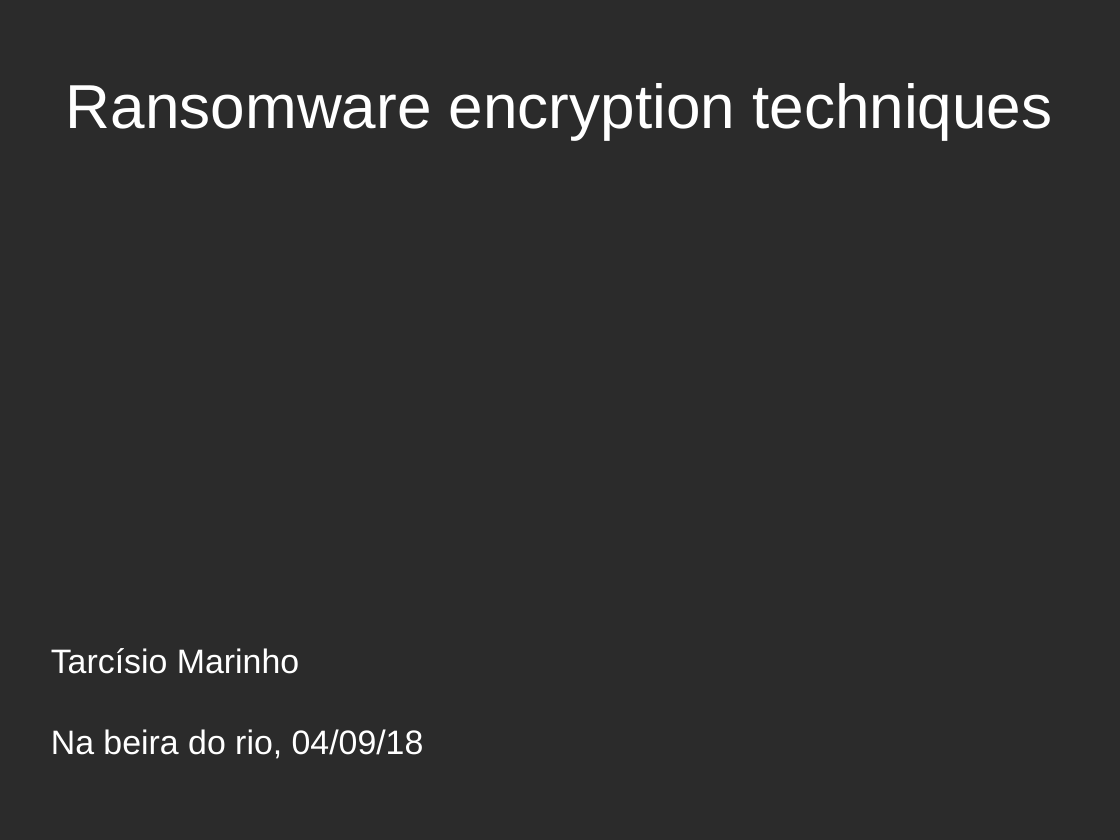
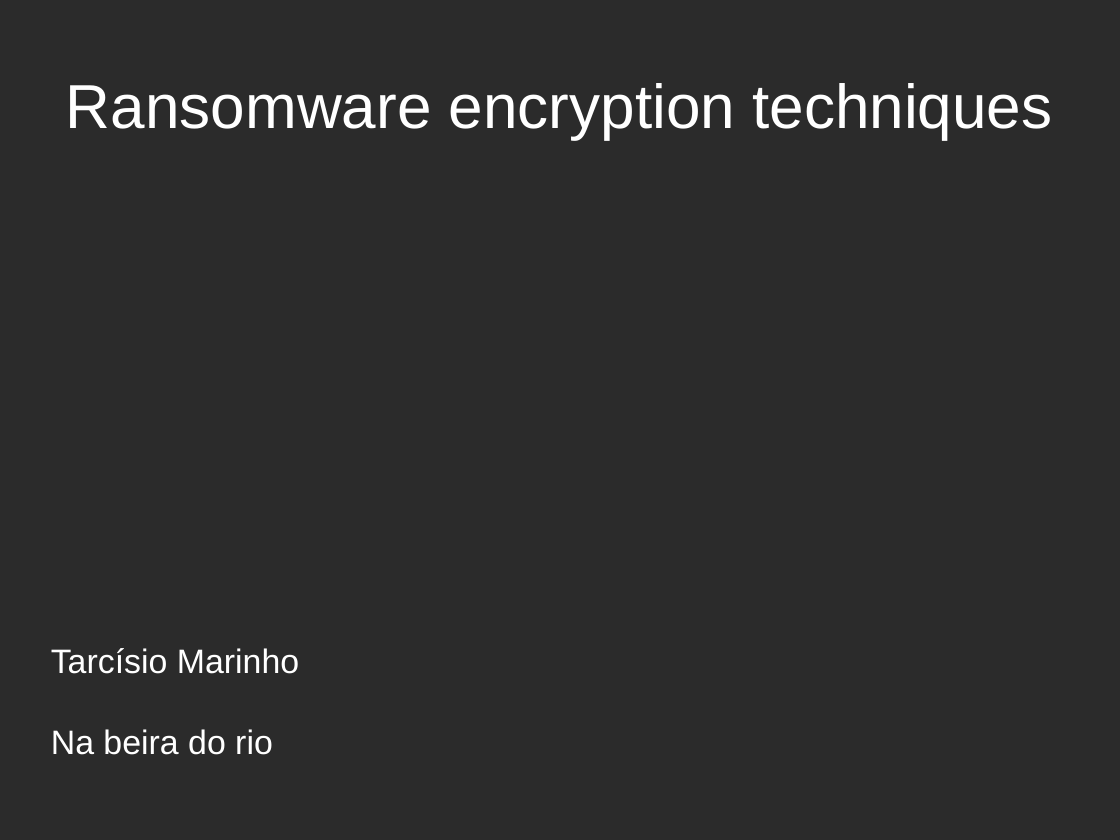
Before and after one commit to tarcisio-marinho/GonnaCry, a slide deck: slide 1 of Python/talk/na_beira_do_rio.odp. Drawn at 1120x840 pixels with LibreOffice and Linux fonts; fonts in the diff are those of the drawing; background and template pictures are left out; a plain dark background stands for a picture behind light text. Boxes give left, top, right and bottom in pixels: in the first picture for what was removed or moved away, otherwise in the second. Text is boxed around its words. In the diff, an @@ line names an element or a change of style, - is before the commit and + after.

Commit message:
na beira do rio

```diff
--- a/Python/talk/na_beira_do_rio.odp
+++ b/Python/talk/na_beira_do_rio.odp
@@ subtitle at <box>51,729,273,755</box>: text changed @@
-Na beira do rio, 04/09/18
+Na beira do rio
```
Also in this commit, not shown: 3 other slides changed, 3 slides added, 4 slides removed.
